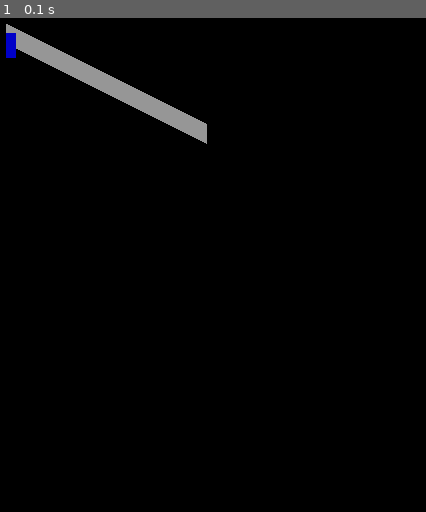
Above: before the commit, frame 1.
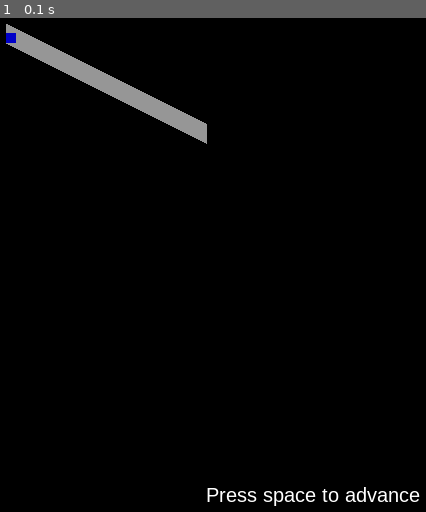
Above: after the commit, the same moment.

Repository: quintenbons/PIA-road-manager
Game: pygame game, started from src/main.py
Two runs of this game, one before a commit and one after it. Both use one fixed random seed, a clock stepped at 60 frames per second and the inputs below.
Inputs:
- Up to frame 1 (0.1 s): no input

The runs differ from the first frame. In frame 1, 0.7% of the frame differs, in the area x 1-99%, y 5-99%.

Commit message:
[Impl] movement

Diff:
--- a/src/engine/car.py
+++ b/src/engine/car.py
@@ -1,8 +1,16 @@
+import numpy as np
+from dataclasses import dataclass
+from .types import Coordinate
+from .road import Road
+
+@dataclass
 class Car:
-    def __init__(self, x, y, speed=1):
-        self.x = x
-        self.y = y
-        self.speed = speed
+    road: Road
+    pos: int = 0
 
     def move(self):
-        self.x += self.speed
+        # TODO: end of road, car in front etc.
+        self.pos += 1
+
+    def get_coord(self) -> Coordinate:
+        return self.road.start + self.road.norm() * self.pos
--- a/src/engine/road.py
+++ b/src/engine/road.py
@@ -1,6 +1,16 @@
+import numpy as np
+from dataclasses import dataclass
+from .types import Coordinate
+from typing import Optional
+
+
+@dataclass
 class Road:
-    def __init__(self, start, end):
-        self.start = start
-        self.end = end
+    start: Coordinate
+    end: Coordinate
+    _norm: Optional[Coordinate] = None
 
-    # Any other attributes or methods related to Road behavior
+    def norm(self) -> Coordinate:
+        if self._norm is None:
+            self._norm = (self.end - self.start) / np.linalg.norm(self.end - self.start)
+        return self._norm
--- /dev/null
+++ b/src/engine/types.py
@@ -0,0 +1,3 @@
+import numpy as np
+
+Coordinate = np.ndarray
--- a/src/graphics/constants.py
+++ b/src/graphics/constants.py
@@ -3,7 +3,7 @@
 
 ROAD_WIDTH = 20
 CAR_WIDTH = 10
-CAR_LENGTH = 25
+CAR_LENGTH = CAR_WIDTH
 
 # Colors
 BACKGROUND_COLOR = (0, 0, 0)
--- a/src/graphics/display.py
+++ b/src/graphics/display.py
@@ -18,12 +18,20 @@
                     pygame.quit()
                     return
 
+                if event.type == pygame.KEYDOWN:
+                    if event.key == pygame.K_SPACE:
+                        self.simulation.next_tick()
+
             screen.fill((0, 0, 0))
 
             for road in self.simulation.roads:
-                draw_road(screen, road.start, road.end)
+                draw_road(screen, road)
 
             for car in self.simulation.cars:
-                draw_car(screen, (car.x, car.y))
+                draw_car(screen, car)
+
+            font = pygame.font.SysFont('Arial', 20)
+            text = font.render('Press space to advance', True, (255, 255, 255))
+            screen.blit(text, (300, 550))
 
             pygame.display.flip()
--- a/src/graphics/draw.py
+++ b/src/graphics/draw.py
@@ -1,9 +1,12 @@
 import pygame
 from .constants import *
+from engine.road import Road
+from engine.car import Car
 
-def draw_road(screen, p1, p2):
-    pygame.draw.line(screen, ROAD_COLOR, p1, p2, ROAD_WIDTH)
+def draw_road(screen, road: Road):
+    pygame.draw.line(screen, ROAD_COLOR, road.start, road.end, ROAD_WIDTH)
 
-def draw_car(screen, p1):
-    car_rect = pygame.Rect(p1[0], p1[1], CAR_WIDTH, CAR_LENGTH)
+def draw_car(screen, car: Car):
+    car_pos = car.get_coord()
+    car_rect = pygame.Rect(car_pos[0], car_pos[1], CAR_WIDTH, CAR_LENGTH)
     pygame.draw.rect(screen, CAR_COLOR, car_rect)
--- a/src/main.py
+++ b/src/main.py
@@ -1,4 +1,11 @@
 #!/usr/bin/env python3
+# Cheat code for people who forgot PYTHONPATH
+import sys
+import os
+sys.path.append(os.path.dirname(__file__))
+
+# imports
+import numpy as np
 from engine.simulation import Simulation
 from engine.car import Car
 from engine.road import Road
@@ -6,8 +13,9 @@
 
 def main():
     simulation = Simulation()
-    simulation.add_car(Car(100, 100))
-    simulation.add_road(Road((100, 100), (300, 200)))
+    road = Road(np.array([100, 100]), np.array([300, 200]))
+    simulation.add_road(road)
+    simulation.add_car(Car(road))
 
     display = PygameDisplay(simulation)
     display.run()
